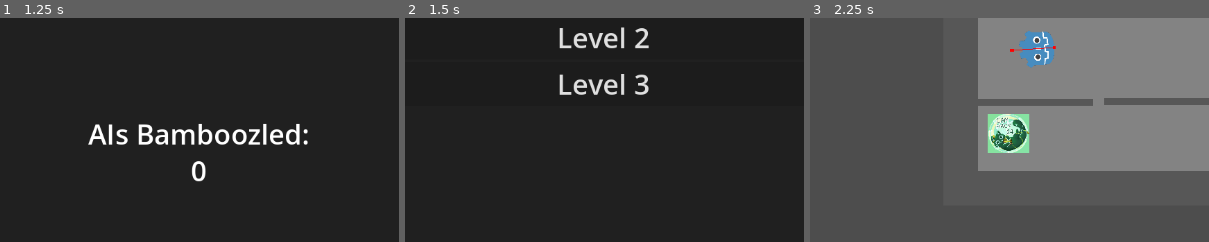
Above: before the commit, frames 1-3 (left to right).
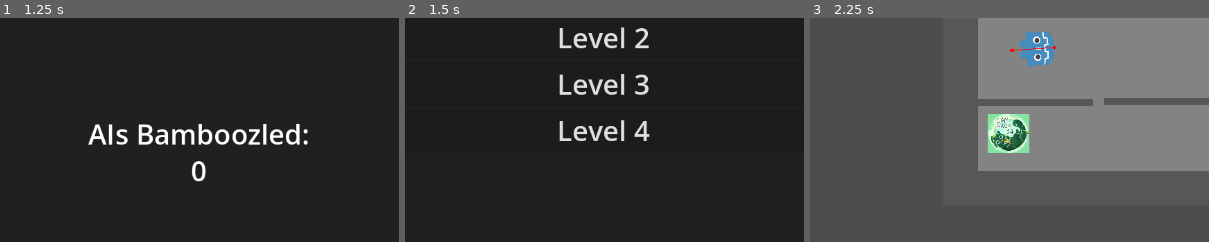
Above: after the commit, the same moments.

Repository: AmirH32/Bot-Or-Not
Game: Godot game, scene res://scenes/world.tscn
The game is run twice, just before and just after one commit, with the same random seed, the same clock (stepped at 60 frames per second) and the same inputs.
Inputs:
- Up to frame 1 (1.25 s): tap Enter at 0.5 s; hold Right (ui_right) from 0.53 s (still down)
- Up to frame 2 (1.5 s): release Right (ui_right) at 1.25 s; click "Back to Level Select" at 1.25 s
- Up to frame 3 (2.25 s): click "Level 3" at 2 s
The pictures show only the part of the screen within x 25-75%, y 24-74%; the shares and areas given below are measured in that part.

Frame 1 is identical in both runs. In frame 2, 0.8% of the frame differs, in the area x 38-62%, y 45-55%; in frame 3, nothing differs.

Commit message:
Tell UI about level 4

Diff:
--- a/scripts/ui.gd
+++ b/scripts/ui.gd
@@ -4,7 +4,8 @@
 var levels := {
 	"Level 1": "level_1",
 	"Level 2": "level_2",
-	"Level 3": "level_3"
+	"Level 3": "level_3",
+	"Level 4": "level_4"
 }
 
 signal open_level(level_file_name: String)
